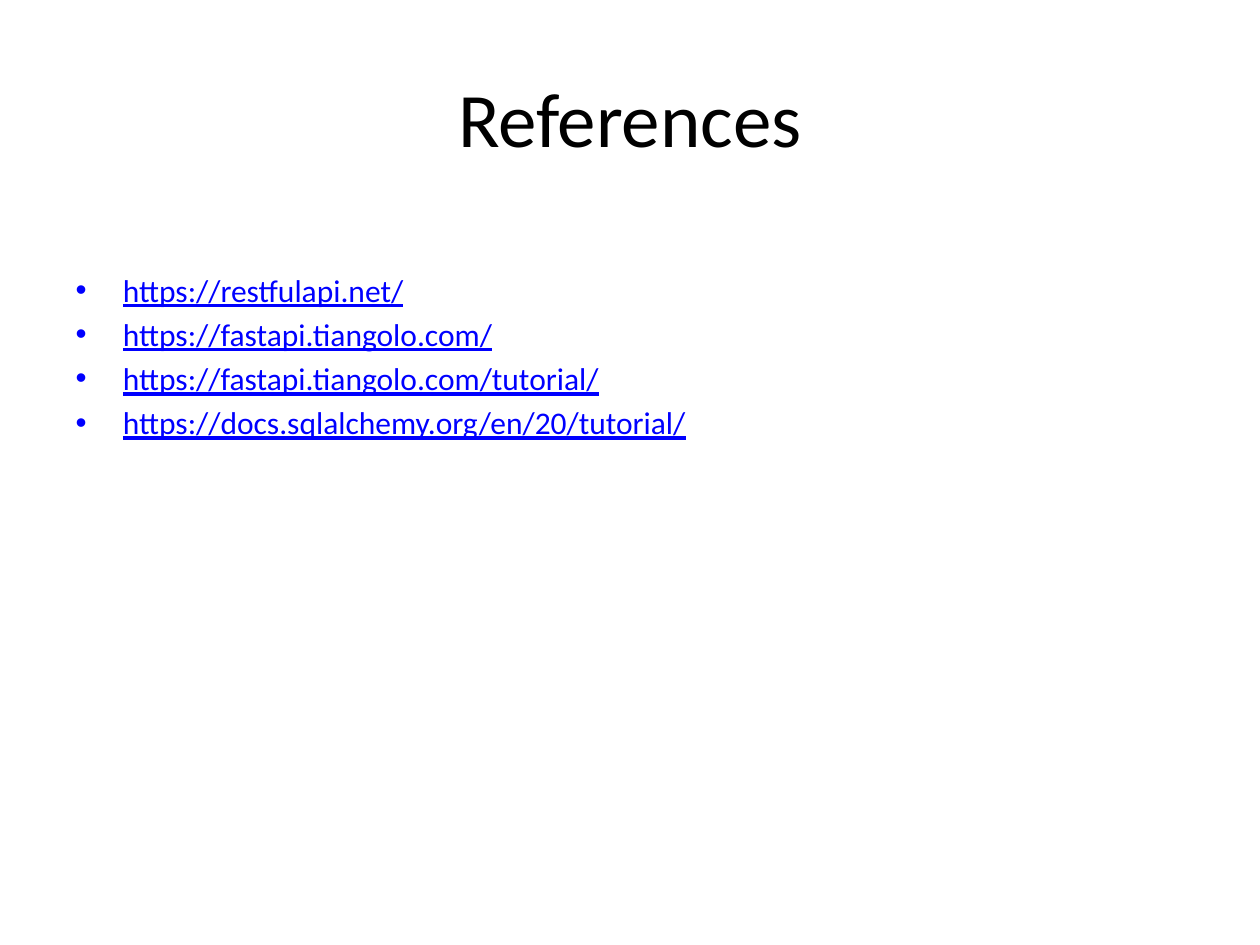
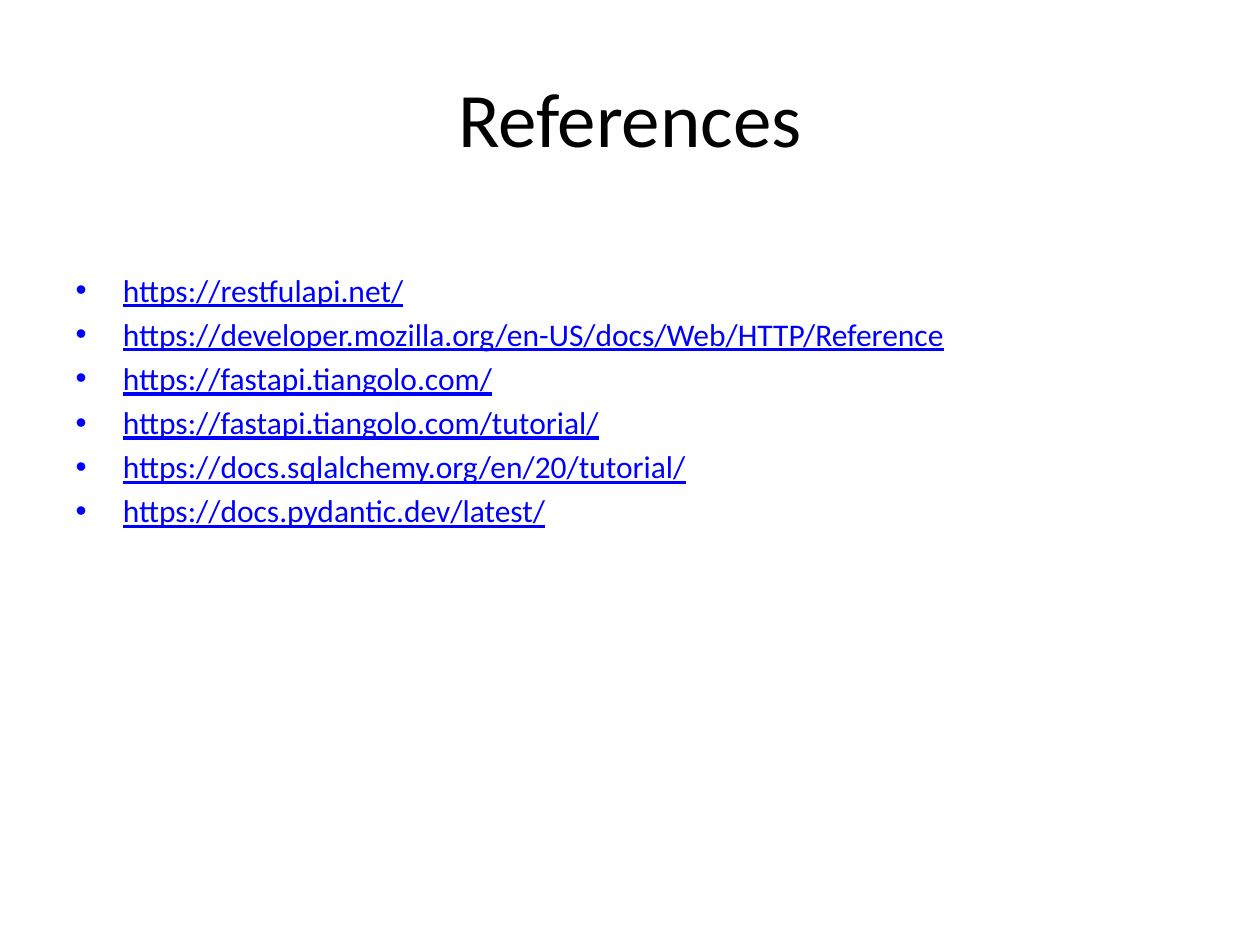
Before and after one commit to adityap301/FastAPI_Tutorials, a slide deck: slide 25 of FastAPI_Workshop.pptx (slide 24 before the commit). Drawn at 1260x945 pixels with LibreOffice and Linux fonts; fonts in the diff are those of the drawing. Boxes give left, top, right and bottom in pixels: in the first picture for what was removed or moved away, otherwise in the second. Text is boxed around its words. In the diff, an @@ line names an element or a change of style, - is before the commit and + after.

```diff
--- a/FastAPI_Workshop.pptx
+++ b/FastAPI_Workshop.pptx
@@ text at box(123, 324, 944, 352): paragraph added @@
+• https://developer.mozilla.org/en-US/docs/Web/HTTP/Reference
@@ text at box(123, 500, 545, 528): paragraph added @@
+• https://docs.pydantic.dev/latest/
```
Also in this commit, not shown: 5 other slides changed, 1 slide added.
